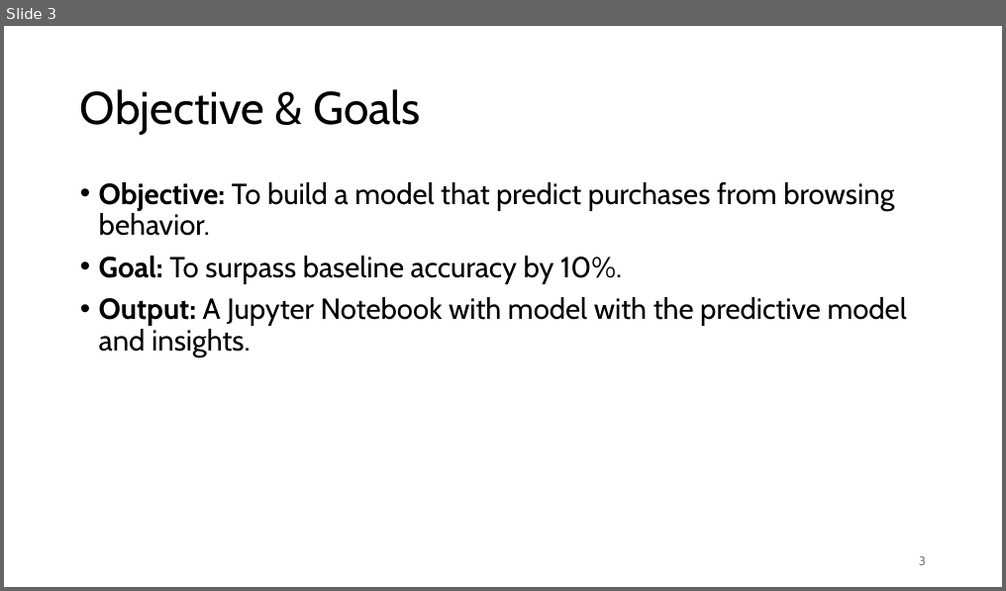
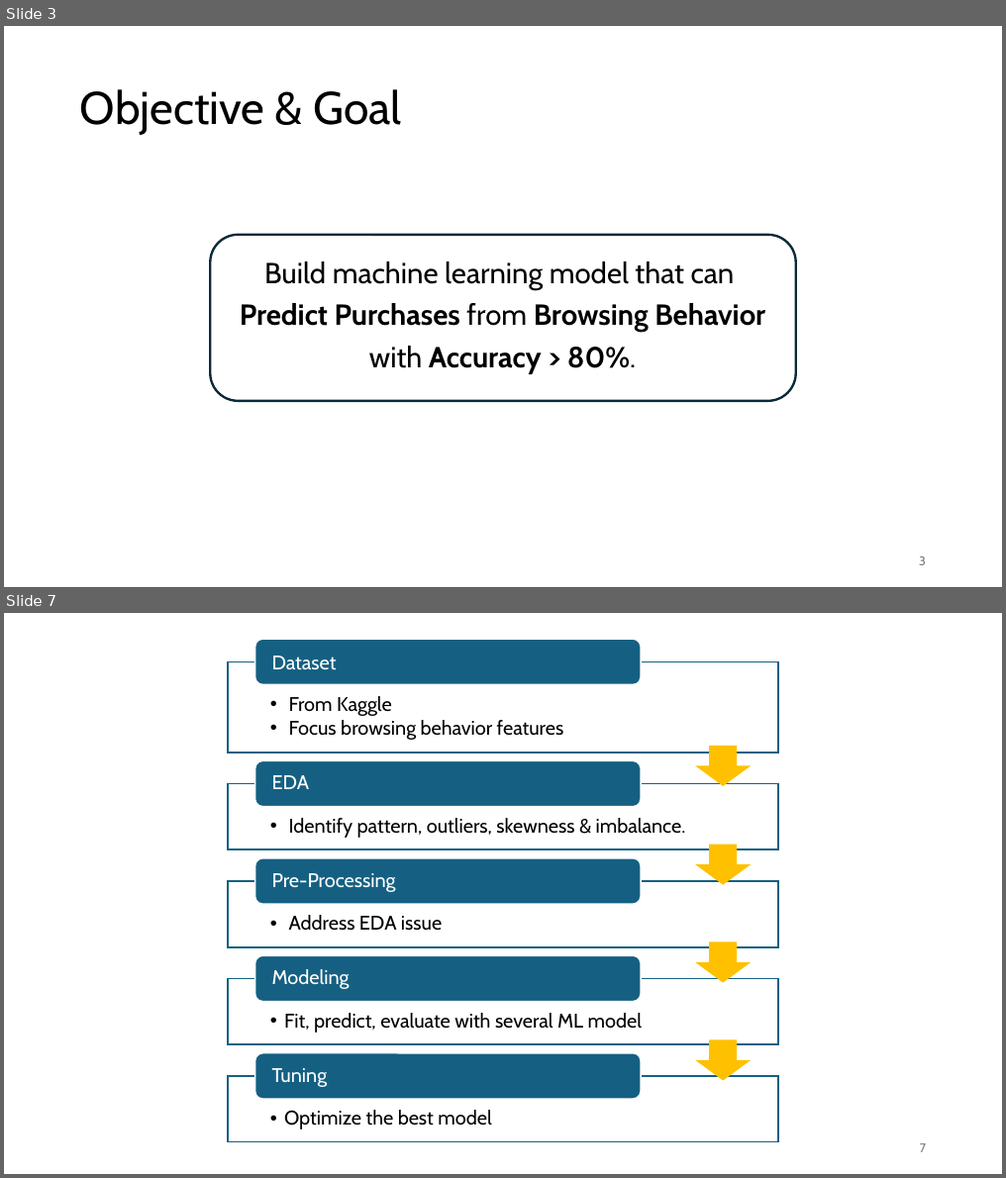
Before and after one commit to mzfauzi89/Capstone-Project, a slide deck: CP_Online Shopper Purchase Prediction.pptx. Shown one above the other, each under a label of ours: slide 3 before the commit, slides 3 and 7 after it; the slides between them are not shown. The pictures are 1006x591 and 1006x1178 pixels, drawn with LibreOffice and Linux fonts; fonts in the diff are those of the drawing; background and template pictures are left out. Boxes give left, top, right and bottom in pixels: in the first picture for what was removed or moved away, otherwise in the second. Text is boxed around its words. In the diff, an @@ line names an element or a change of style, - is before the commit and + after.

Commit message:
Update CP_Online Shopper Purchase Prediction

```diff
--- a/CP_Online Shopper Purchase Prediction.pptx
+++ b/CP_Online Shopper Purchase Prediction.pptx
@@ slide 7 added at [4,613,1002,1174], background #FFFFFF @@
@@ down arrow added at [696,746,751,786], fill #FFC000 @@
@@ down arrow added at [696,845,751,884], fill #FFC000 @@
@@ down arrow added at [696,943,751,983], fill #FFC000 @@
@@ down arrow added at [696,1041,751,1081], fill #FFC000 @@
@@ group added at [228,639,779,1143]: 10 texts, 5 rectangles, 5 rounded rectangles @@
+  • From Kaggle
+  • Focus browsing behavior features
+Dataset
+  • Identify pattern, outliers, skewness & imbalance.
+EDA
+  • Address EDA issue
+Pre-Processing
+  • Fit, predict, evaluate with several ML model
+Modeling
+  • Optimize the best model
+Tuning
@@ page number added at [920,1144,926,1153], 12 pt, text #797979 @@
+7
@@ slide 3 changed as well @@
@@ title at [80,89,401,135]: text changed @@
-Objective & Goals
+Objective & Goal
@@ rounded rectangle added at [210,235,795,401], fill #FFFFFF, outline #092A39 2.25 pt @@
@@ text at [240,262,765,374]: text changed; bold on @@
-• Objective: To build a model that predict purchases from browsing behavior.
-• Goal: To surpass baseline accuracy by 10%.
-• Output: A Jupyter Notebook with model with the predictive model and insights.
+Build machine learning model that can
+Predict Purchases from Browsing Behavior
+with Accuracy > 80%.
```
Also in this commit, not shown: 9 other slides changed, 4 other slides added, 5 slides removed.
